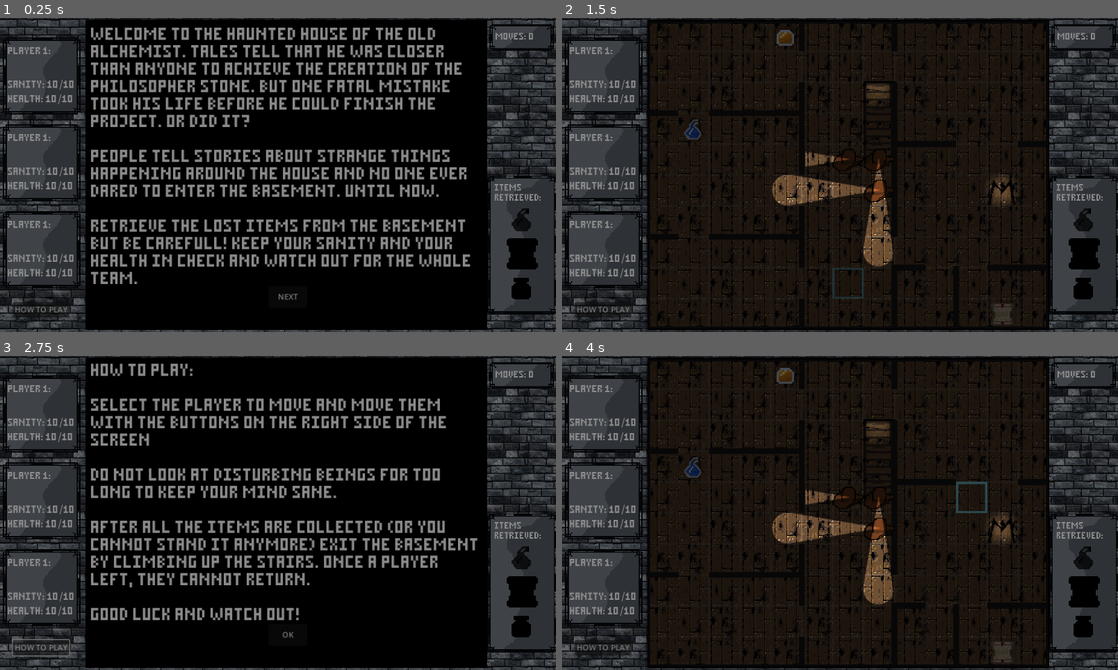
Above: before the commit, frames 1-4 (two rows, left to right).
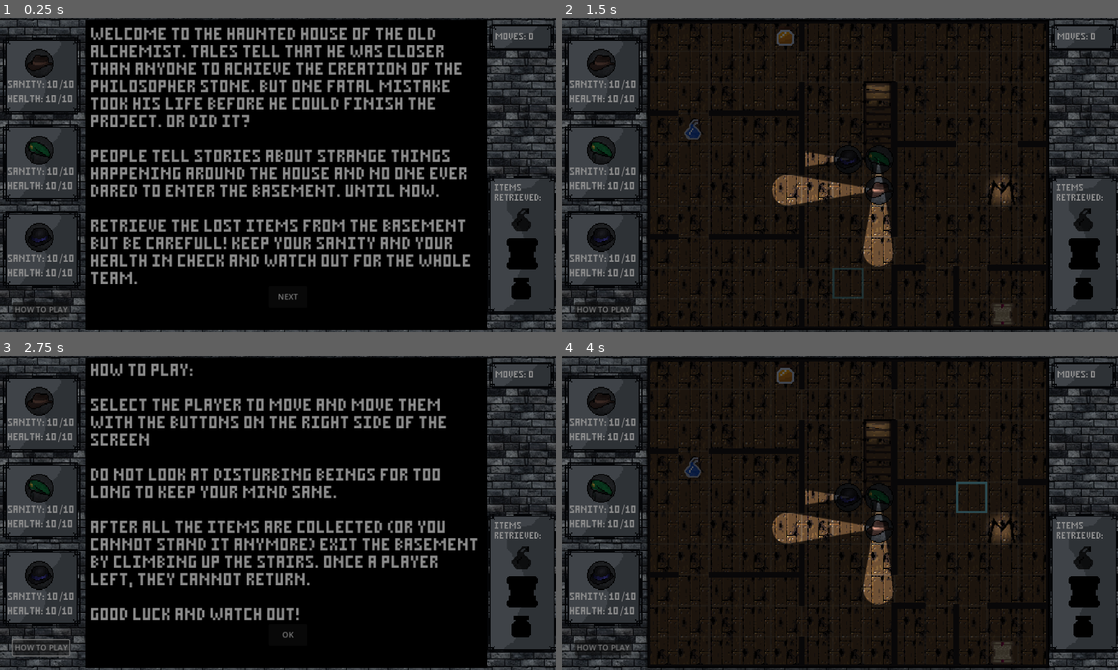
Above: after the commit, the same moments.

Repository: SirLeoIV/The-Basement
Game: Godot game, scene res://window.tscn
Two runs of this game, one before a commit and one after it. Both use one fixed random seed, a clock stepped at 60 frames per second and the inputs below.
Inputs (mouse positions are in pixels of both pictures, inside the frame that each line leads up to):
- Up to frame 1 (0.25 s): no input
- Up to frame 2 (1.5 s): click "NEXT" at 0.5 s; click "OK" at 1.25 s
- Up to frame 3 (2.75 s): click "HOW TO PLAY" at 2 s
- Up to frame 4 (4 s): click "OK" at 2.75 s; tap Enter at 3.5 s; move the mouse to (962, 497) at 3.52 s; click (962, 497) at 3.67 s

The runs differ from the first frame. In frame 1, 1.3% of the frame differs, in the area x 1-10%, y 9-75%; in frame 2, 1.8%, in the area x 1-60%, y 9-75%; in frame 3, 1.3%; in frame 4, 1.8%.

Commit message:
custom skin for every player

Diff:
--- a/Board.gd
+++ b/Board.gd
@@ -17,6 +17,7 @@
 	var p1 = get_node("Player 1")
 	players["Player 1"] = p1
 	p1.set_sign(get_parent().get_node("Player Sign 1"))
+	p1.set_skin(1)
 	p1.set_pos(Vector2i(7, 5))
 	p1.set_orientation(Player.directions.LEFT)
 	p1.prev_pos = p1.pos
@@ -28,6 +29,7 @@
 	var p2 = get_node("Player 2")
 	players["Player 2"] = p2
 	p2.set_sign(get_parent().get_node("Player Sign 2"))
+	p2.set_skin(2)
 	p2.set_pos(Vector2i(7, 4))
 	p2.set_orientation(Player.directions.DOWN)
 	p2.prev_pos = p2.pos
@@ -39,6 +41,7 @@
 	var p3 = get_node("Player 3")
 	players["Player 3"] = p3
 	p3.set_sign(get_parent().get_node("Player Sign 3"))
+	p3.set_skin(3)
 	p3.set_pos(Vector2i(6, 4))
 	p3.set_orientation(Player.directions.LEFT)
 	p3.prev_pos = p3.pos
--- a/main.tscn
+++ b/main.tscn
@@ -22,7 +22,10 @@
 [ext_resource type="PackedScene" uid="uid://x4ctvne50jtd" path="res://monster.tscn" id="17_pg8hj"]
 [ext_resource type="Texture2D" uid="uid://bsbgklkjhlamr" path="res://graphics/stone-sign-square.png" id="19_g28sy"]
 [ext_resource type="PackedScene" uid="uid://rysvqe6xyesh" path="res://welcome_screen.tscn" id="22_3u1k4"]
+[ext_resource type="Texture2D" uid="uid://c6q27cewxunnb" path="res://graphics/Indie-Hat.png" id="22_os0m2"]
+[ext_resource type="Texture2D" uid="uid://h74mq4jaqx0y" path="res://graphics/Military-Hat.png" id="23_1hchu"]
 [ext_resource type="PackedScene" uid="uid://bw8awsq3p38cn" path="res://how_to_play.tscn" id="23_7x0ge"]
+[ext_resource type="Texture2D" uid="uid://fwhud8yfvab7" path="res://graphics/Bowler-Hat.png" id="24_dvxq3"]
 [ext_resource type="PackedScene" uid="uid://w4rkacyqydaq" path="res://game_over.tscn" id="24_mmx3m"]
 [ext_resource type="PackedScene" uid="uid://dvb2k0vik0bj6" path="res://winning_screen.tscn" id="25_bi1r3"]
 
@@ -186,7 +189,7 @@
 [node name="Player 1" parent="Board" instance=ExtResource("6_sj1nk")]
 light_mask = 2
 visibility_layer = 2
-position = Vector2(17, 214)
+position = Vector2(205.5, 195.5)
 
 [node name="Player 2" parent="Board" instance=ExtResource("6_sj1nk")]
 light_mask = 2
@@ -196,7 +199,7 @@
 [node name="Player 3" parent="Board" instance=ExtResource("6_sj1nk")]
 light_mask = 2
 visibility_layer = 2
-position = Vector2(331.5, 183.5)
+position = Vector2(26.5, 191.5)
 
 [node name="Item-bottle" type="Sprite2D" parent="Board"]
 position = Vector2(17, 301)
@@ -239,6 +242,7 @@
 texture = ExtResource("19_g28sy")
 
 [node name="Title" type="Label" parent="Player Sign 1"]
+visible = false
 offset_left = -140.0
 offset_top = -120.0
 offset_right = 140.0
@@ -280,12 +284,18 @@
 energy = 0.5
 texture = ExtResource("5_pd8oe")
 
+[node name="Sprite2D" type="Sprite2D" parent="Player Sign 1"]
+position = Vector2(-10, -52)
+scale = Vector2(0.2, 0.2)
+texture = ExtResource("22_os0m2")
+
 [node name="Player Sign 2" type="Sprite2D" parent="."]
 position = Vector2(85, 300)
 scale = Vector2(0.5, 0.5)
 texture = ExtResource("19_g28sy")
 
 [node name="Title" type="Label" parent="Player Sign 2"]
+visible = false
 offset_left = -140.0
 offset_top = -120.0
 offset_right = 140.0
@@ -327,12 +337,18 @@
 energy = 0.5
 texture = ExtResource("5_pd8oe")
 
+[node name="Sprite2D" type="Sprite2D" parent="Player Sign 2"]
+position = Vector2(-10, -52)
+scale = Vector2(0.2, 0.2)
+texture = ExtResource("23_1hchu")
+
 [node name="Player Sign 3" type="Sprite2D" parent="."]
 position = Vector2(85, 480)
 scale = Vector2(0.5, 0.5)
 texture = ExtResource("19_g28sy")
 
 [node name="Title" type="Label" parent="Player Sign 3"]
+visible = false
 offset_left = -140.0
 offset_top = -120.0
 offset_right = 140.0
@@ -373,6 +389,11 @@
 color = Color(0, 1, 0, 1)
 energy = 0.5
 texture = ExtResource("5_pd8oe")
+
+[node name="Sprite2D" type="Sprite2D" parent="Player Sign 3"]
+position = Vector2(-10, -52)
+scale = Vector2(0.2, 0.2)
+texture = ExtResource("24_dvxq3")
 
 [node name="How to play button" type="Button" parent="."]
 offset_left = 25.0
--- a/player.gd
+++ b/player.gd
@@ -27,6 +27,17 @@
 # Called every frame. 'delta' is the elapsed time since the previous frame.
 func _process(delta):
 	pass
+
+func set_skin(id: int):
+	get_node("Indie-Hat").visible = false
+	get_node("Military-Hat").visible = false
+	get_node("Bowler-Hat").visible = false
+	if id == 1:
+		get_node("Indie-Hat").visible = true
+	elif id == 2:
+		get_node("Military-Hat").visible = true
+	else:
+		get_node("Bowler-Hat").visible = true
 
 func set_sign(sprite: Sprite2D):
 	sign = sprite
--- a/player.tscn
+++ b/player.tscn
@@ -1,16 +1,26 @@
-[gd_scene load_steps=5 format=3 uid="uid://bxpd3m8cl1int"]
+[gd_scene load_steps=7 format=3 uid="uid://bxpd3m8cl1int"]
 
 [ext_resource type="Texture2D" uid="uid://yoskxs4mtdrl" path="res://graphics/lighting_test.png" id="1_chc0n"]
 [ext_resource type="Script" path="res://player.gd" id="1_khxcn"]
-[ext_resource type="Texture2D" uid="uid://o8a4un6nd0lx" path="res://graphics/Player1-Hat.png" id="2_ks364"]
+[ext_resource type="Texture2D" uid="uid://h74mq4jaqx0y" path="res://graphics/Military-Hat.png" id="2_4s105"]
+[ext_resource type="Texture2D" uid="uid://c6q27cewxunnb" path="res://graphics/Indie-Hat.png" id="3_7q1hp"]
 [ext_resource type="Texture2D" uid="uid://2unpkxsmcguo" path="res://graphics/light.png" id="4_fopgy"]
+[ext_resource type="Texture2D" uid="uid://fwhud8yfvab7" path="res://graphics/Bowler-Hat.png" id="4_jf45o"]
 
 [node name="Player" type="Node2D"]
 script = ExtResource("1_khxcn")
 
-[node name="Sprite2D" type="Sprite2D" parent="."]
-scale = Vector2(0.2, 0.2)
-texture = ExtResource("2_ks364")
+[node name="Military-Hat" type="Sprite2D" parent="."]
+scale = Vector2(0.05, 0.05)
+texture = ExtResource("2_4s105")
+
+[node name="Indie-Hat" type="Sprite2D" parent="."]
+scale = Vector2(0.05, 0.05)
+texture = ExtResource("3_7q1hp")
+
+[node name="Bowler-Hat" type="Sprite2D" parent="."]
+scale = Vector2(0.05, 0.05)
+texture = ExtResource("4_jf45o")
 
 [node name="PointLight2D" type="PointLight2D" parent="."]
 shadow_enabled = true
Binary file added: graphics/Bowler-Hat.png
Not shown, added: graphics/Bowler-Hat.png.import
Binary file added: graphics/Indie-Hat.png
Not shown, added: graphics/Indie-Hat.png.import
Binary file added: graphics/Military-Hat.png
Not shown, added: graphics/Military-Hat.png.import
Not shown: 1 places in main.tscn that only renumber resources
